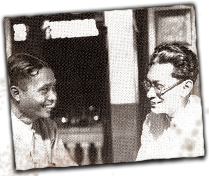
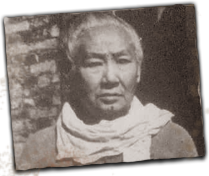
Two versions of the same layered image (209×176). Layer-by-layer changes:
renamed "Слой 27" to "Слой 28", painted on it over [3, 3, 205, 171]
